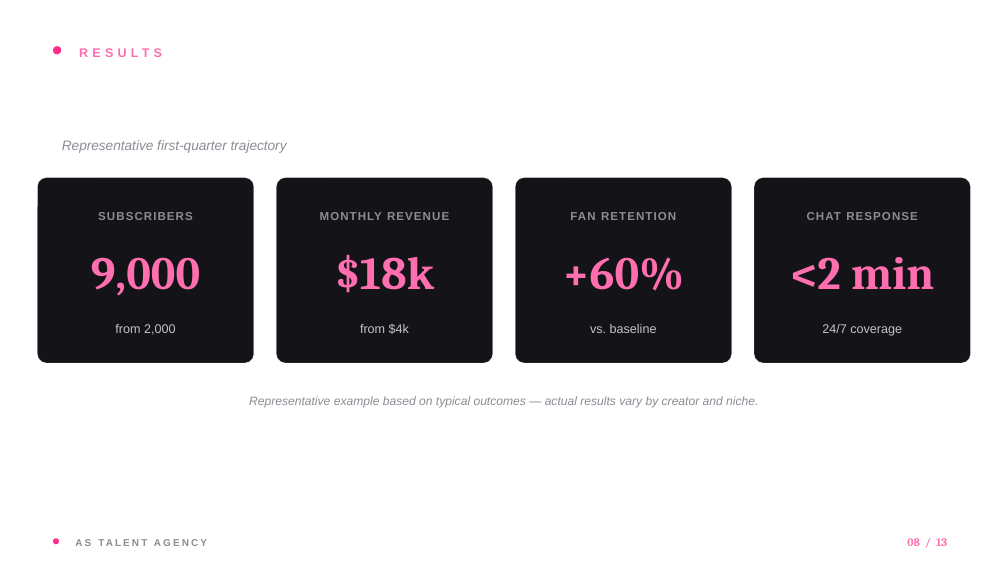
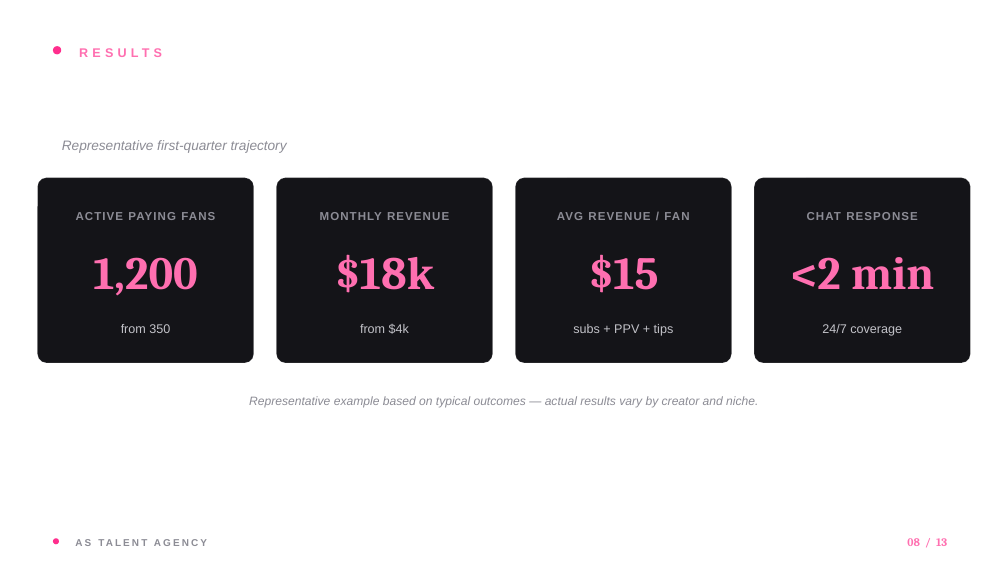
Before and after one commit to baxmand/dasdsjfoisdjfoisj.github.io, a slide deck: slide 8 of AS-Talent-Agency.pptx. Drawn at 1008x567 pixels with LibreOffice and Linux fonts; fonts in the diff are those of the drawing; background and template pictures are left out. Boxes give left, top, right and bottom in pixels: in the first picture for what was removed or moved away, otherwise in the second. Text is boxed around its words. In the diff, an @@ line names an element or a change of style, - is before the commit and + after.

```diff
--- a/AS-Talent-Agency.pptx
+++ b/AS-Talent-Agency.pptx
@@ text at [76, 212, 215, 220]: text changed @@
-SUBSCRIBERS
+ACTIVE PAYING FANS
@@ text at [557, 212, 689, 220]: text changed @@
-FAN RETENTION
+AVG REVENUE / FAN
@@ text at [93, 257, 198, 296]: text changed @@
-9,000
+1,200
@@ text at [588, 254, 658, 293]: text changed @@
-+60%
+$15
@@ text at [121, 324, 170, 333]: text changed @@
-from 2,000
+from 350
@@ text at [573, 324, 674, 336]: text changed @@
-vs. baseline
+subs + PPV + tips
```
Also in this commit, not shown: 4 other files.
